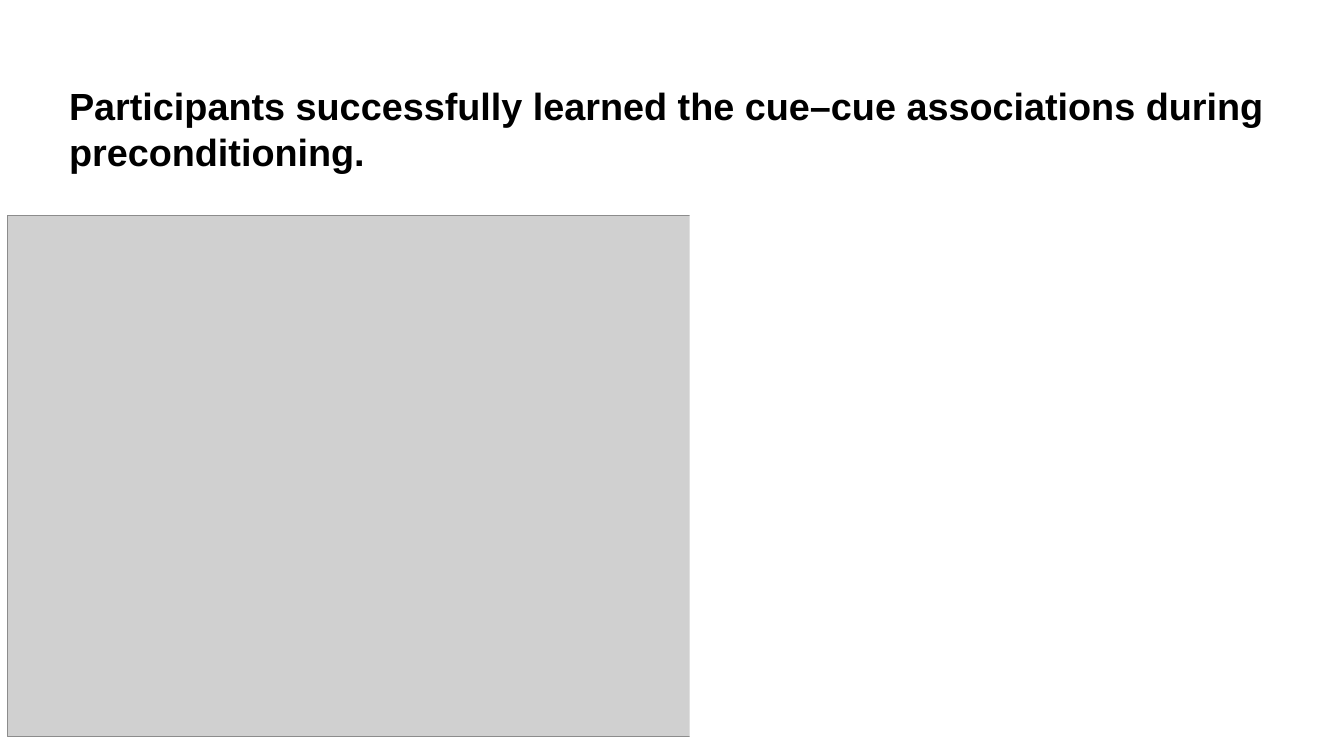
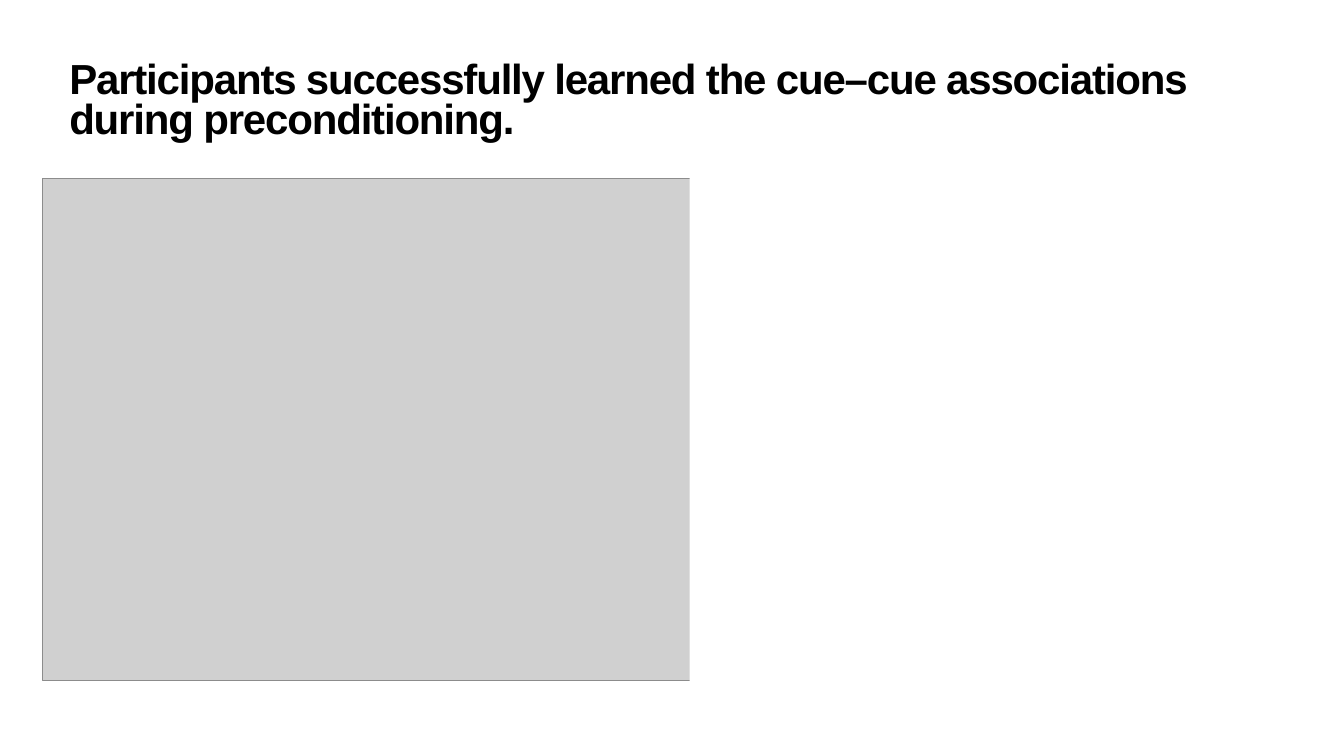
Before and after one commit to QingfangLiu/project-spcd, a slide deck: slide 11 of docs/Progress_branch_meeting.pptx. Drawn at 1344x756 pixels with LibreOffice and Linux fonts; fonts in the diff are those of the drawing; grey boxes stand for pictures. Boxes give left, top, right and bottom in pixels: in the first picture for what was removed or moved away, otherwise in the second. Text is boxed around its words. In the diff, an @@ line names an element or a change of style, - is before the commit and + after.

Commit message:
add png format for figure output and update branch meeting slides

```diff
--- a/docs/Progress_branch_meeting.pptx
+++ b/docs/Progress_branch_meeting.pptx
@@ title "Participants successfully learned the cue–cue ...": place and size @@
-title "Participants successfully learned the cue–cue ..." at (69, 92, 1263, 173)
+title "Participants successfully learned the cue–cue ..." at (69, 63, 1187, 143)
@@ title "Participants successfully learned the cue–cue ..." at (69, 63, 1187, 143): size 54 to 60 pt, letter spacing 0 to -1.7 pt; line spacing 1 to 0.8 @@
@@ picture: place and size @@
-picture at (8, 216, 1319, 736)
+picture at (43, 178, 1311, 680)
```
Also in this commit, not shown: 15 other slides changed, 1 slide added, 1 slide removed, 2 other files.
